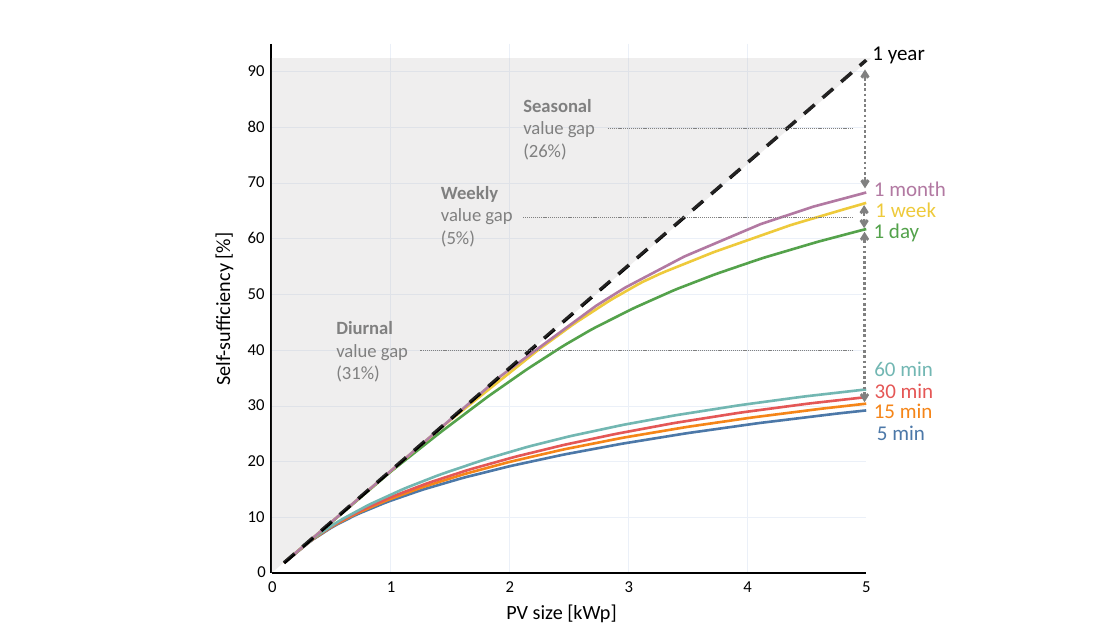
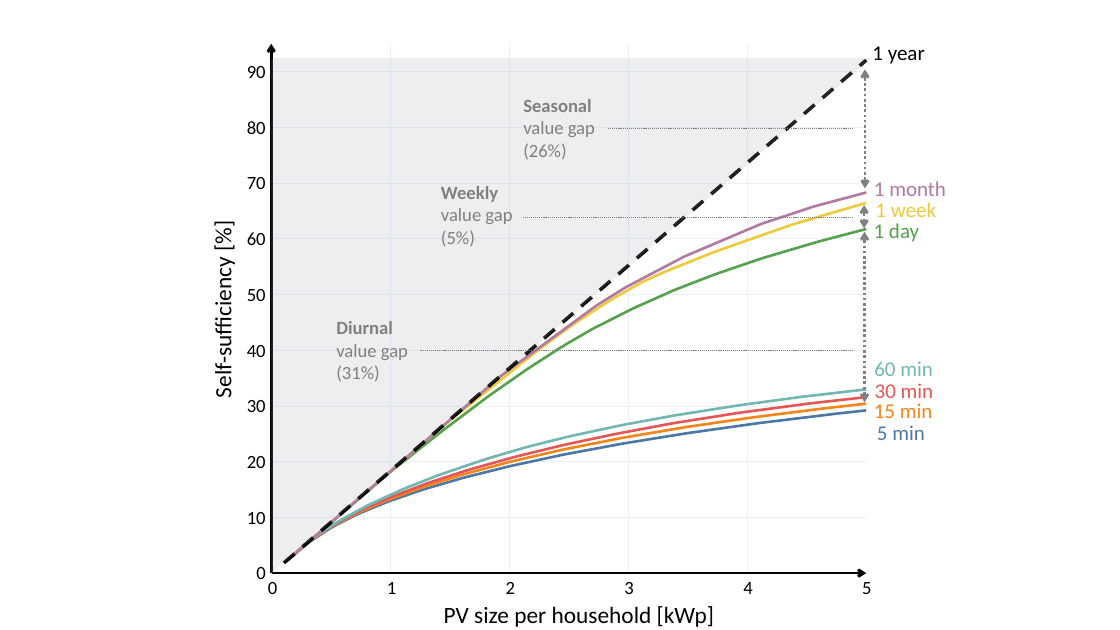
Before and after one commit to Jonathan56/supplementary_thesis, a slide deck: slide 19 of figures.pptx. Drawn at 1120x630 pixels with LibreOffice and Linux fonts; fonts in the diff are those of the drawing. Boxes give left, top, right and bottom in pixels: in the first picture for what was removed or moved away, otherwise in the second. Text is boxed around its words. In the diff, an @@ line names an element or a change of style, - is before the commit and + after.

```diff
--- a/figures.pptx
+++ b/figures.pptx
@@ freeform shape at box(271, 44, 272, 573): outline #000000 1.5 pt to #000000 2.25 pt @@
@@ text "Self-sufficiency [%]" at box(209, 271, 237, 394): size 17.2 to 20 pt @@
@@ freeform shape at box(272, 573, 866, 574): outline #000000 1.5 pt to #000000 2.25 pt @@
@@ size 14.2 to 16 pt in 16 elements at box(247, 512, 266, 524), box(247, 456, 266, 468), box(247, 400, 266, 412), box(247, 345, 266, 357), box(247, 289, 266, 301), box(247, 232, 266, 245), box(247, 177, 266, 189), box(247, 121, 266, 134), box(247, 66, 266, 78), box(268, 582, 277, 594), box(256, 567, 265, 579), box(743, 582, 752, 594), box(862, 582, 871, 594), box(387, 582, 396, 594), box(506, 582, 515, 594), box(624, 582, 633, 594) @@
@@ text at box(444, 606, 714, 627): text changed; size 17.2 to 20 pt @@
-PV size [kWp]
+PV size per household [kWp]
```
Also in this commit, not shown: 3 other slides changed, 3 slides added, 12 other files.
